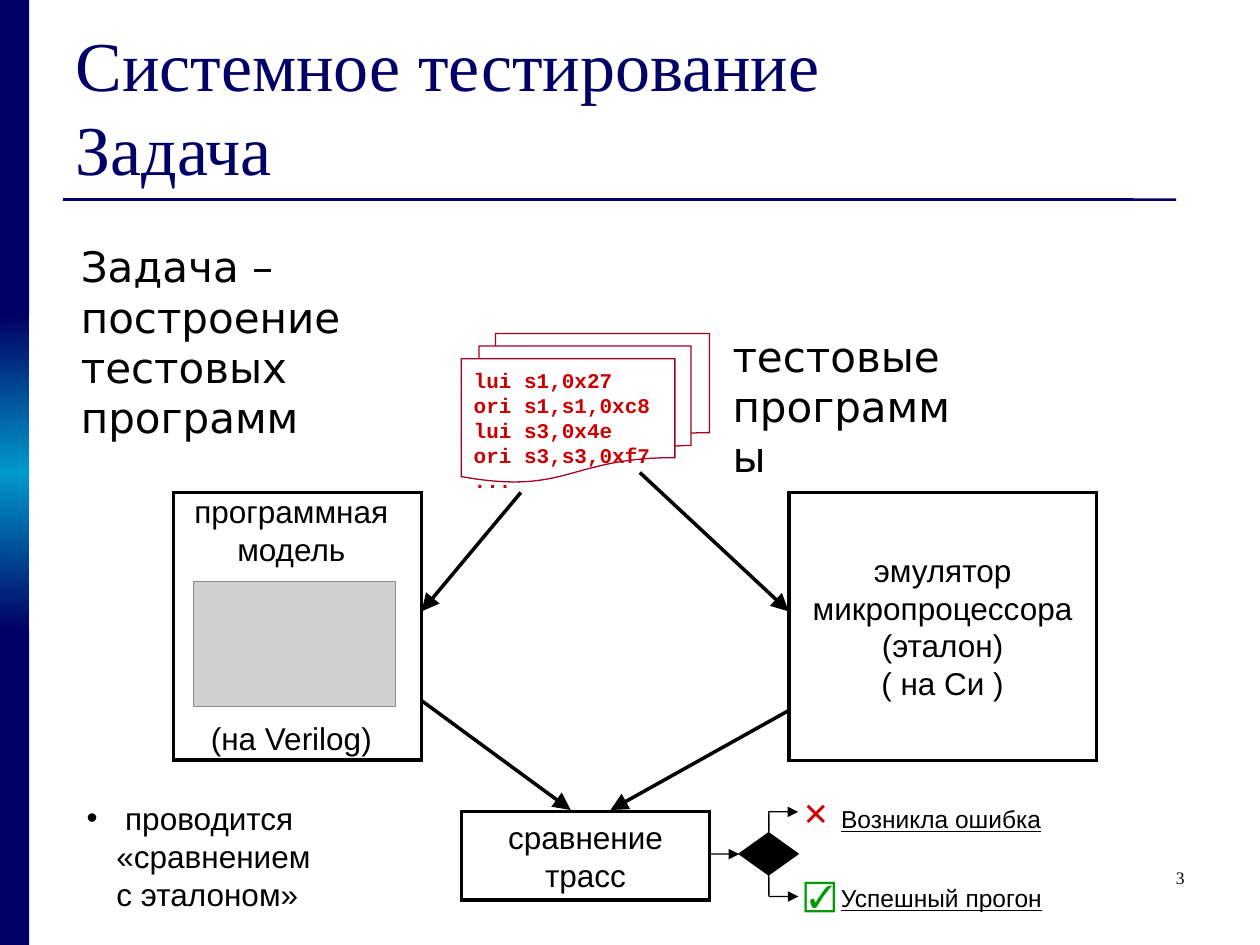
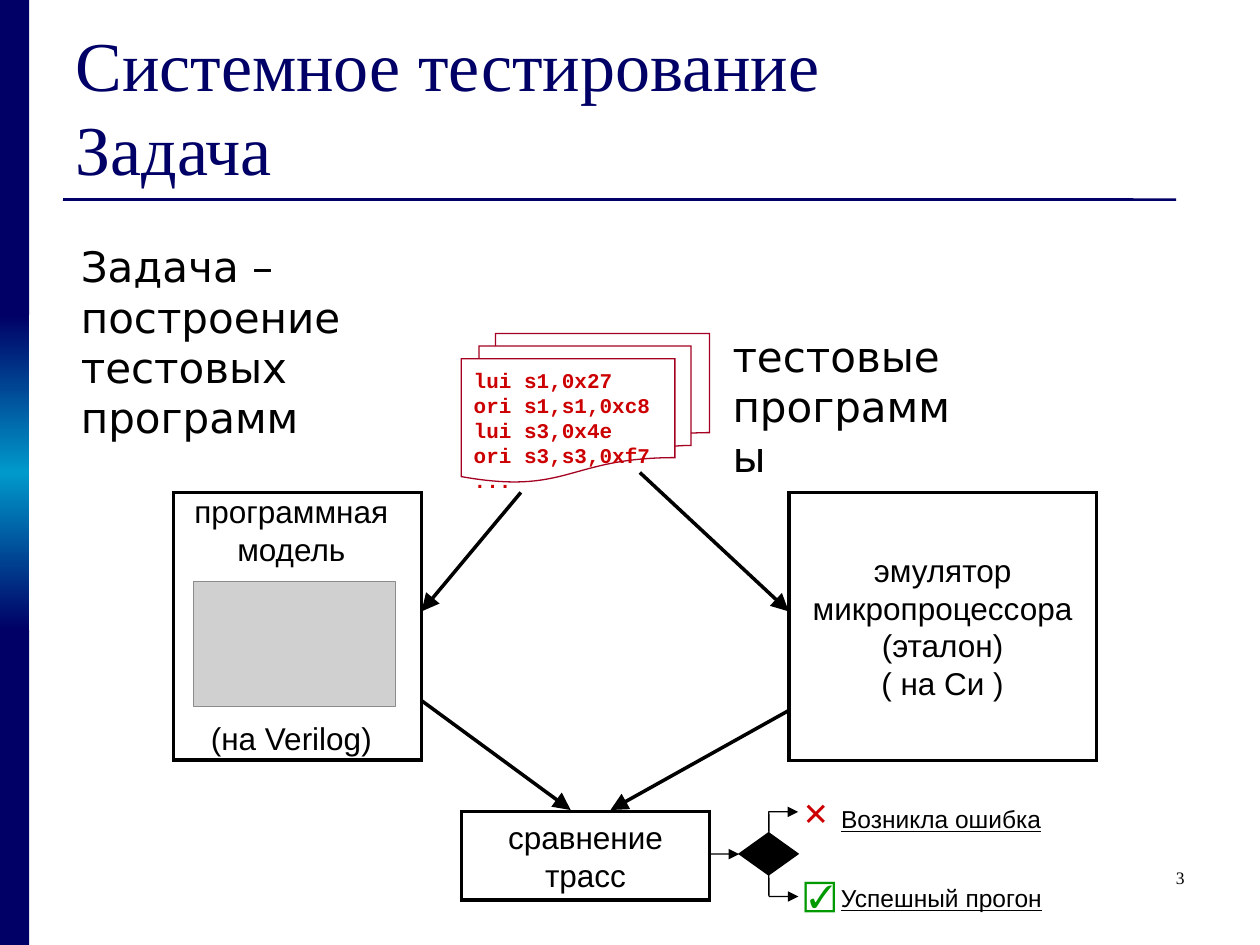
Before and after one commit to kornevgen/tesla-project, a slide deck: slide 3 of papers/THESIS/talks/z2611.ppt. Drawn at 1260x945 pixels with LibreOffice and Linux fonts; fonts in the diff are those of the drawing; grey boxes stand for pictures. Boxes give left, top, right and bottom in pixels: in the first picture for what was removed or moved away, otherwise in the second. Text is boxed around its words. In the diff, an @@ line names an element or a change of style, - is before the commit and + after.

```diff
--- a/papers/THESIS/talks/z2611.ppt
+++ b/papers/THESIS/talks/z2611.ppt
@@ text removed at (x1=116, y1=813, x2=310, y2=907) @@
-• проводится «сравнением
-  с эталоном»
```
Also in this commit, not shown: 2 other slides changed.
